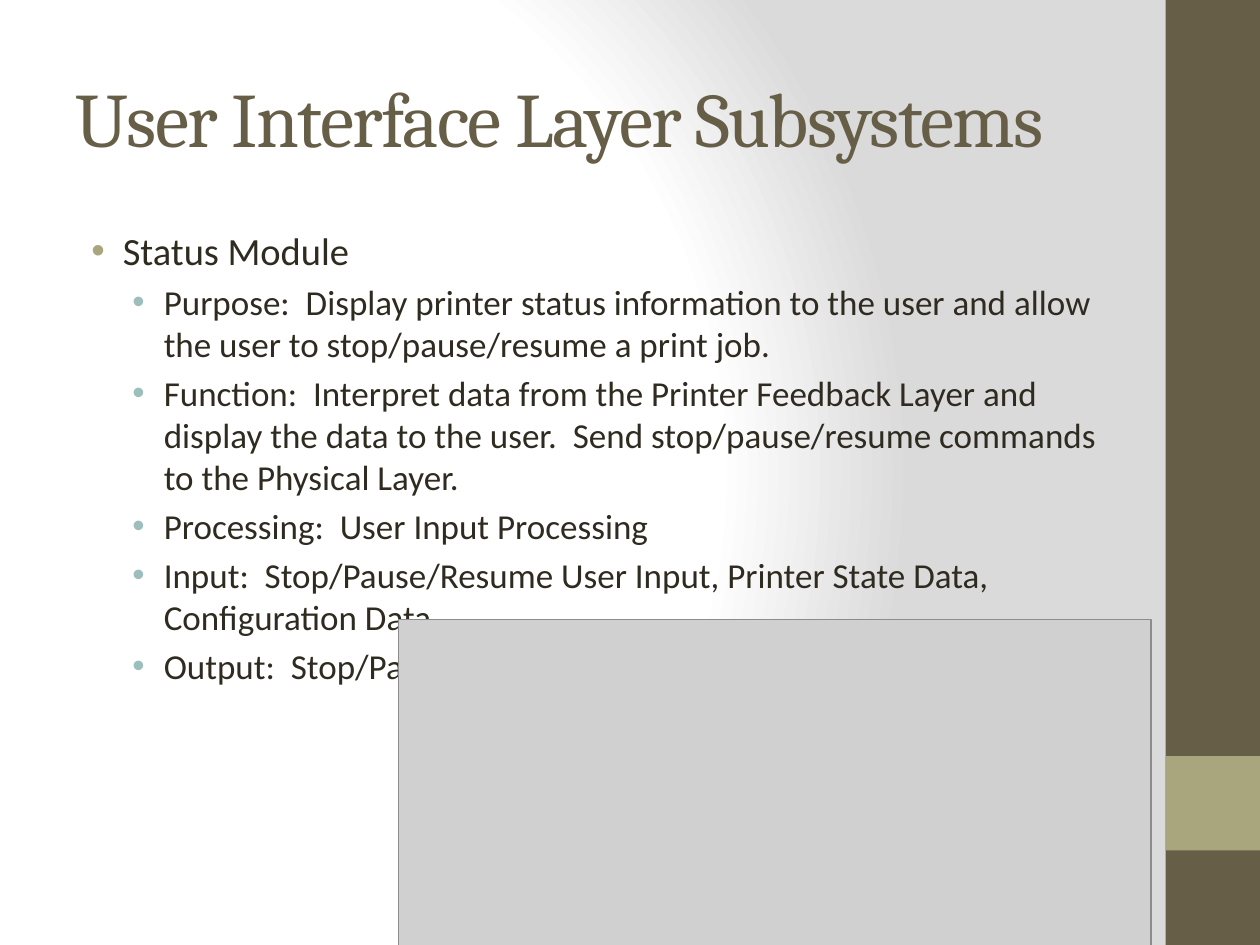
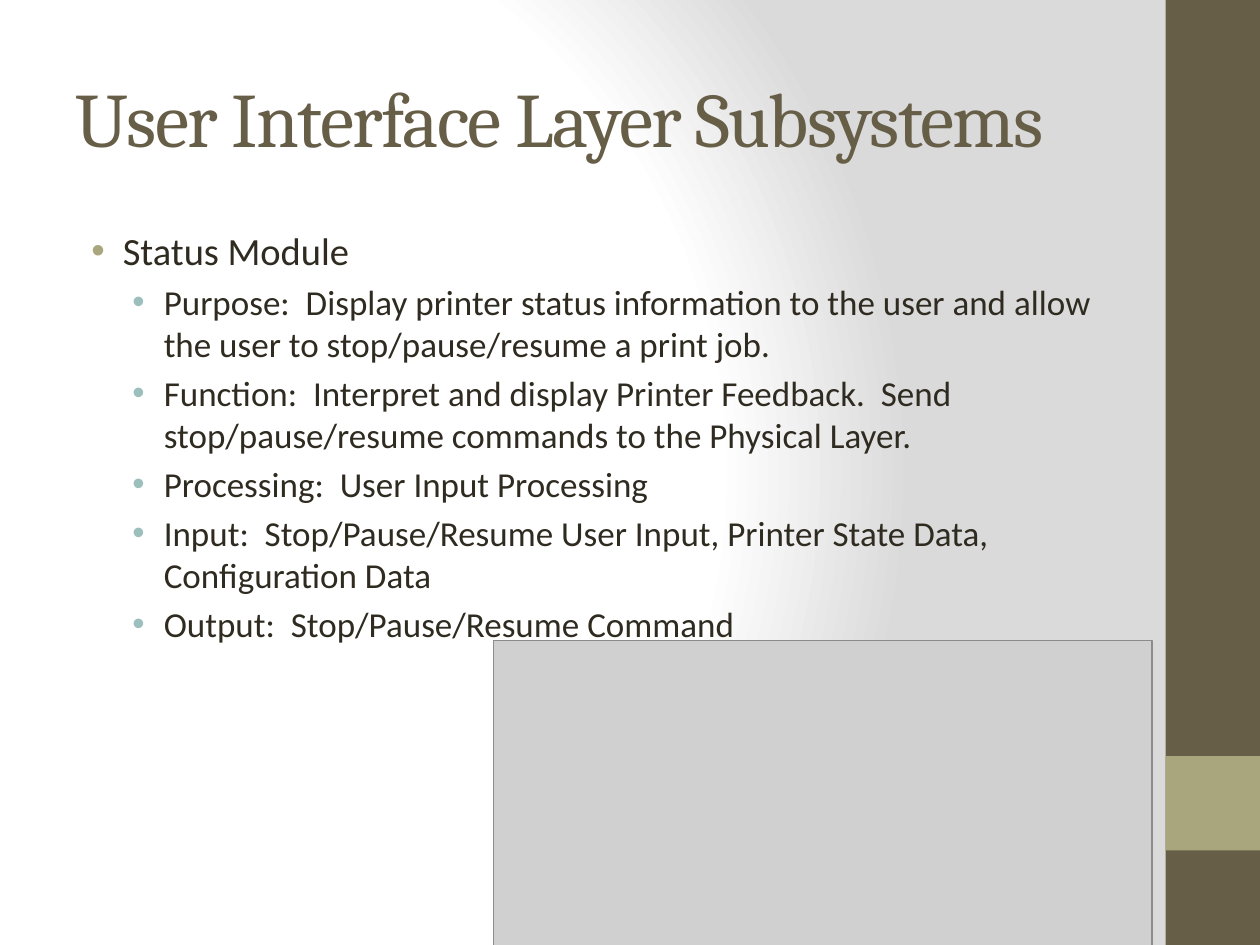
Before and after one commit to qpHalcy0n/SRDesign, a slide deck: slide 21 of ADS Gate Review/Team Ink3d ADS.pptx (slide 20 before the commit). Drawn at 1260x945 pixels with LibreOffice and Linux fonts; fonts in the diff are those of the drawing; grey boxes stand for pictures. Boxes give left, top, right and bottom in pixels: in the first picture for what was removed or moved away, otherwise in the second. Text is boxed around its words. In the diff, an @@ line names an element or a change of style, - is before the commit and + after.

```diff
--- a/ADS Gate Review/Team Ink3d ADS.pptx
+++ b/ADS Gate Review/Team Ink3d ADS.pptx
@@ text at [164, 381, 951, 454]: text changed @@
-  • Function: Interpret data from the Printer Feedback Layer and display the data to the user. Send stop/pause/resume commands to the Physical Layer.
+  • Function: Interpret and display Printer Feedback. Send stop/pause/resume commands to the Physical Layer.
@@ picture: place and size @@
-picture at [398, 620, 1150, 945]
+picture at [494, 640, 1153, 945]
```
Also in this commit, not shown: 9 other slides changed, 1 slide added.
